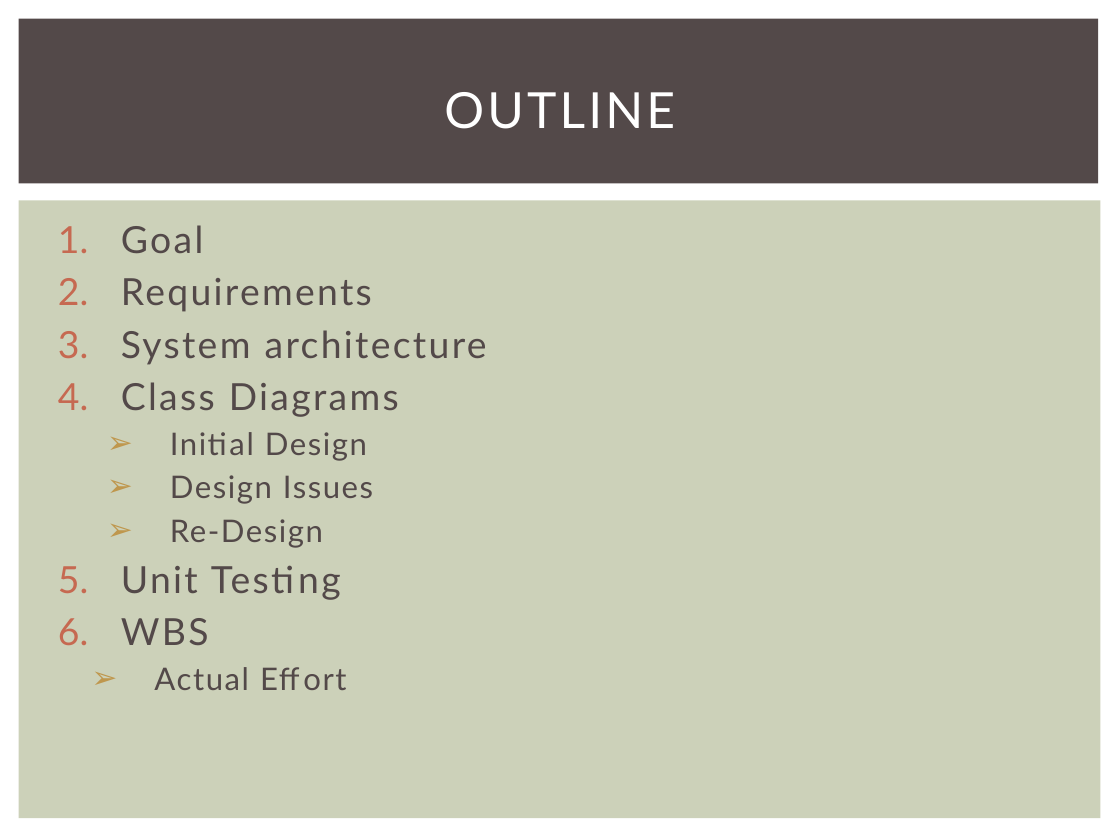
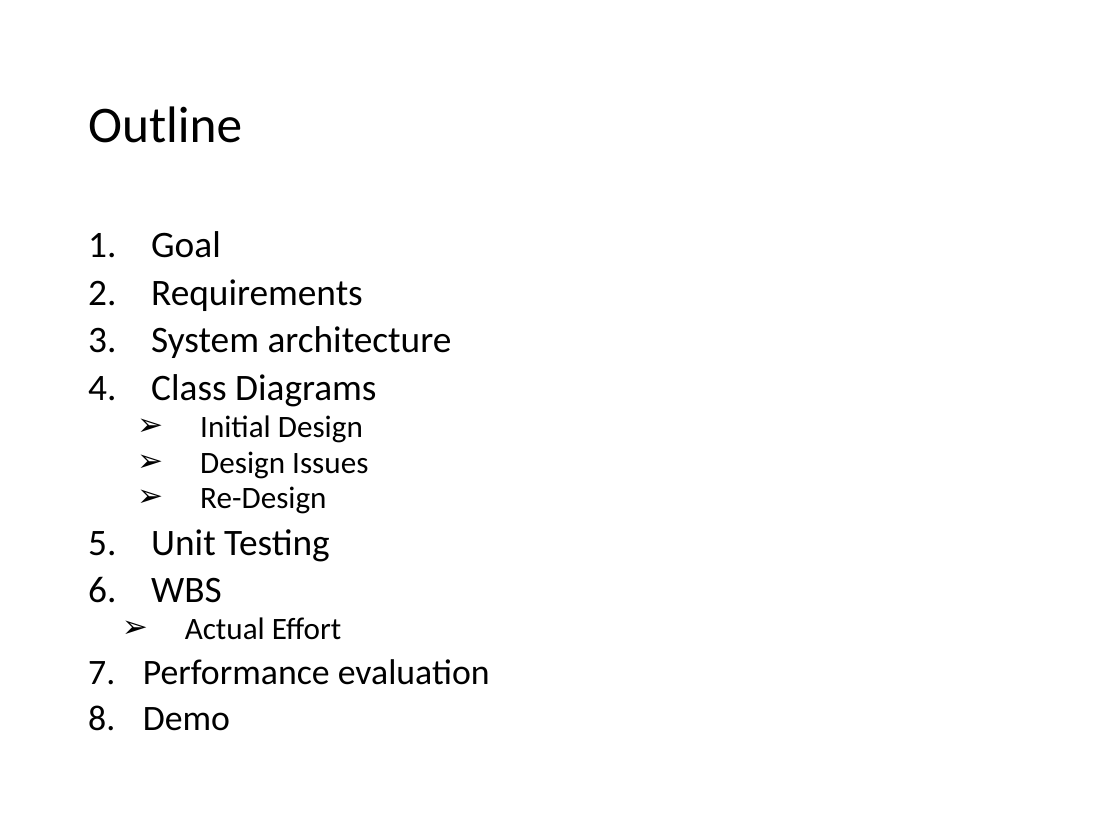
Before and after one commit to 2014-sed-team3/term-project, a slide deck: slide 2 of project/report/report.pptx. Drawn at 1120x840 pixels with LibreOffice and Linux fonts; fonts in the diff are those of the drawing. Boxes give left, top, right and bottom in pixels: in the first picture for what was removed or moved away, otherwise in the second. Text is boxed around its words. In the diff, an @@ line names an element or a change of style, - is before the commit and + after.

```diff
--- a/project/report/report.pptx
+++ b/project/report/report.pptx
@@ rectangle removed at [19,19,1099,184] @@
@@ title at [88,106,242,143]: text changed; size 32 to 33 pt; font Lato to Calibri; text colour #FFFFFF to #000000 @@
-OUTLINE
+Outline
@@ rectangle removed at [19,200,1101,819] @@
@@ text "Goal": place and size @@
-text "Goal" at [121,225,487,690]
+text "Goal" at [143,231,490,731]
@@ text at [151,231,452,640]: font Lato to Calibri, text colour #534949 to #000000 in "Goal", "Requirements", "System architecture", "Class Diagrams" and 6 more places; letter spacing 1.5 to 0 pt in "Goal", "Requirements", "System architecture", "Class Diagrams" and 2 more places; letter spacing 1 to 0 pt in "Initial Design", "Design Issues", "Re-Design", "Actual Effort"; line spacing 1 to 0.8; more space between paragraphs @@
@@ text at [143,659,490,731]: paragraphs added @@
+7. Performance evaluation
+8. Demo
```
Also in this commit, not shown: 29 other slides changed, 17 slides added, 12 slides removed.
